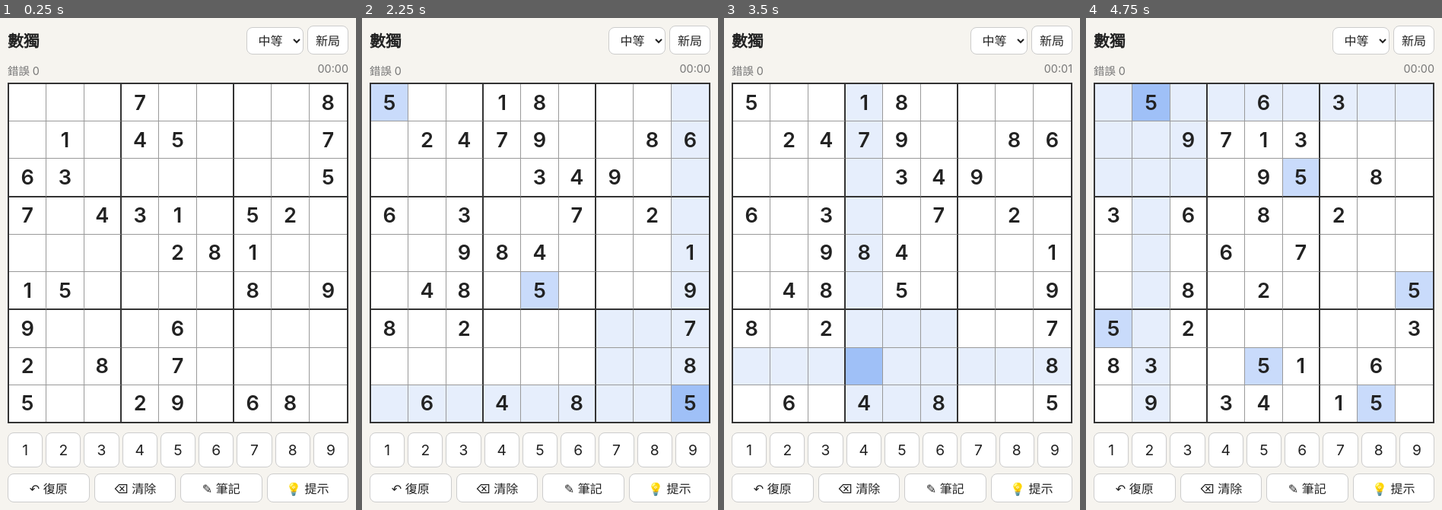
Above: before the commit, frames 1-4 (left to right).
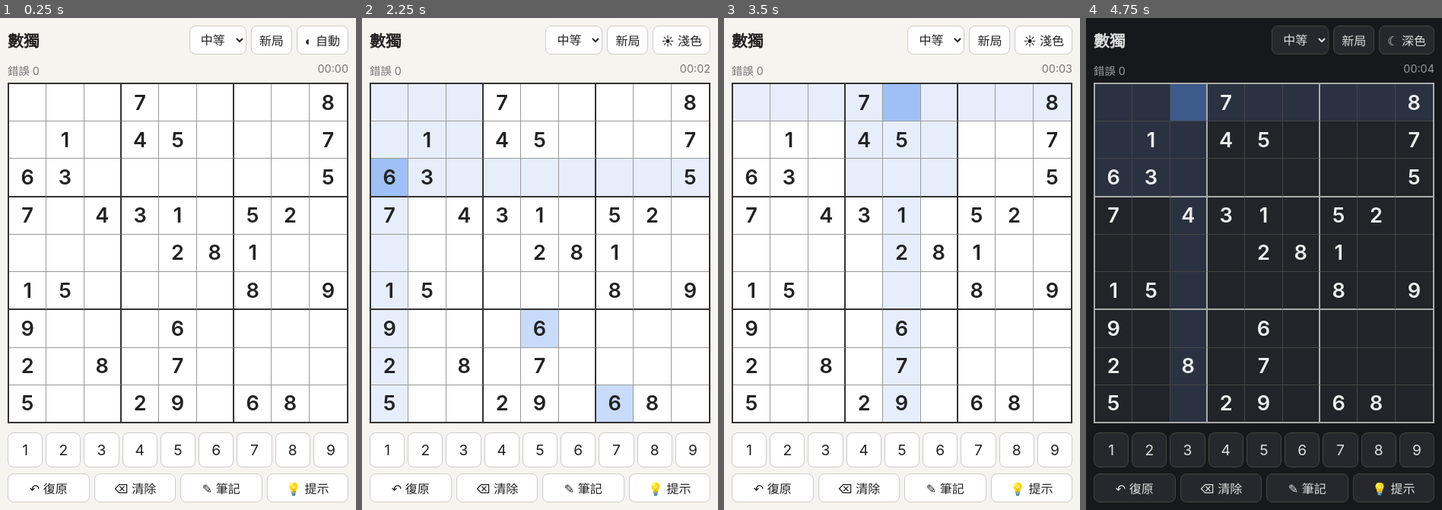
Above: after the commit, the same moments.

Repository: percy1860/sudoku
Game: browser game, page index.html
Two runs of this game, one before a commit and one after it. Both use one fixed random seed, a clock stepped at 60 frames per second and the inputs below.
Inputs:
- Up to frame 1 (0.25 s): no input
- Up to frame 2 (2.25 s): hold Right 1.03-1.53 s; tap Space at 1.1, 1.6, 2.1 s; hold Down 1.58-1.85 s; hold Left from 1.9 s (still down); click "新局" (after the commit: "◐ 自動") at 2.02 s
- Up to frame 3 (3.5 s): release Left at 2.47 s; hold Up 2.52-2.82 s; tap Space at 2.6, 3.1 s; hold Right from 2.87 s (still down)
- Up to frame 4 (4.75 s): release Right at 3.53 s; hold Up 3.58-3.82 s; tap Space at 3.6, 4.1, 4.6 s; hold Left 3.87-4.3 s; hold Down 4.35-4.68 s; click "新局" (after the commit: "☀ 淺色") at 4.52 s; hold Right from 4.73 s (still down)

The runs differ from the first frame. In frame 1, 0.5% of the frame differs, in the area x 53-96%, y 1-8%; in frame 2, 33%; in frame 3, 25%; in frame 4, 98%, in the area x 0-100%, y 0-100%.

Commit message:
Add theme toggle (auto / light / dark)
Co-Authored-By: Claude Opus 5.5 <noreply@anthropic.com>
Claude-Session: https://claude.ai/code/session_016VMcHCSHV1fEnAu3YdNpU1

Diff:
--- a/index.html
+++ b/index.html
@@ -16,15 +16,21 @@
     --bg: #17181b; --fg: #ddd; --cell: #222429; --line: #444; --thick: #aaa;
     --given: #eee; --user: #7fb0ff; --hl: #2a3242; --same: #34436180; --sel: #3d5a8c;
     --bad: #ff6b6b; --badbg: #4a2626; --btn: #26282d; --btnb: #444; --muted: #999;
-    --hint: #ffb340; --hint2: #ffb34066;
-  }
-}
+    --hint: #ffb340; --hint2: #ffb34066; color-scheme: dark;
+  }
+}
+:root[data-theme="dark"] {
+    --bg: #17181b; --fg: #ddd; --cell: #222429; --line: #444; --thick: #aaa;
+    --given: #eee; --user: #7fb0ff; --hl: #2a3242; --same: #34436180; --sel: #3d5a8c;
+    --bad: #ff6b6b; --badbg: #4a2626; --btn: #26282d; --btnb: #444; --muted: #999;
+    --hint: #ffb340; --hint2: #ffb34066; color-scheme: dark; }
 * { box-sizing: border-box; }
 body { margin: 0; background: var(--bg); color: var(--fg);
   font-family: -apple-system, "PingFang TC", "Noto Sans TC", sans-serif;
   display: flex; justify-content: center; -webkit-tap-highlight-color: transparent; }
 main { width: min(480px, 100vw); padding: 16px; }
-header { display: flex; justify-content: space-between; align-items: center; margin-bottom: 10px; gap: 8px; }
+header { display: flex; flex-wrap: wrap; justify-content: space-between; align-items: center; margin-bottom: 10px; gap: 8px; }
+header > div { display: flex; gap: 6px; }
 h1 { font-size: 1.3rem; margin: 0; }
 select, button { font: inherit; color: var(--fg); background: var(--btn);
   border: 1px solid var(--btnb); border-radius: 8px; padding: 6px 10px; cursor: pointer; }
@@ -70,6 +76,7 @@
         <option value="hard">困難</option>
       </select>
       <button id="new">新局</button>
+      <button id="theme" aria-label="切換配色">◐ 自動</button>
     </div>
   </header>
   <div id="info"><span id="mistakes">錯誤 0</span><span id="timer">00:00</span></div>
@@ -468,6 +475,22 @@
   if (S && !S.done && !document.hidden) { S.seconds++; $('timer').textContent = fmt(S.seconds); if (S.seconds % 5 === 0) save(false); }
 }, 1000);
 
+// Theme: auto follows the system (or the claude.ai host's data-theme); choice kept per browser
+const THEMES = [['auto', '◐ 自動'], ['light', '☀ 淺色'], ['dark', '☾ 深色']];
+const hostTheme = document.documentElement.getAttribute('data-theme');
+let theme = 'auto';
+try { const t = localStorage.getItem('sudoku-theme'); if (THEMES.some(x => x[0] === t)) theme = t; } catch {}
+function applyTheme() {
+  const v = theme === 'auto' ? hostTheme : theme;
+  if (v) document.documentElement.setAttribute('data-theme', v); else document.documentElement.removeAttribute('data-theme');
+  $('theme').textContent = THEMES.find(x => x[0] === theme)[1];
+}
+$('theme').onclick = () => {
+  theme = THEMES[(THEMES.findIndex(x => x[0] === theme) + 1) % THEMES.length][0];
+  try { localStorage.setItem('sudoku-theme', theme); } catch {}
+  applyTheme();
+};
+applyTheme();
 start();
 </script>
 </body>
